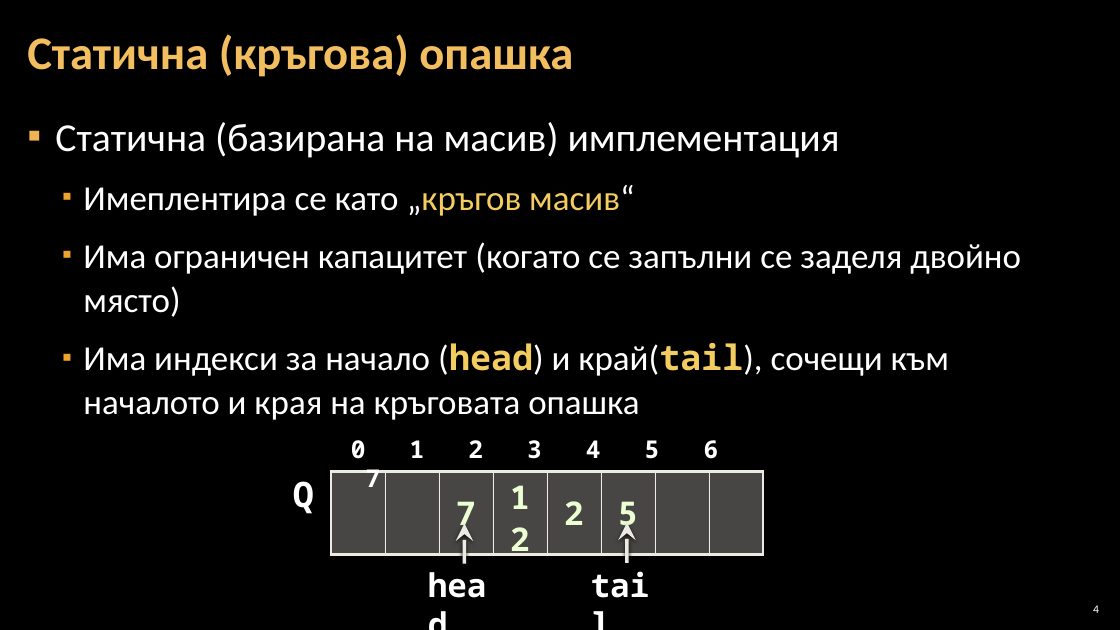
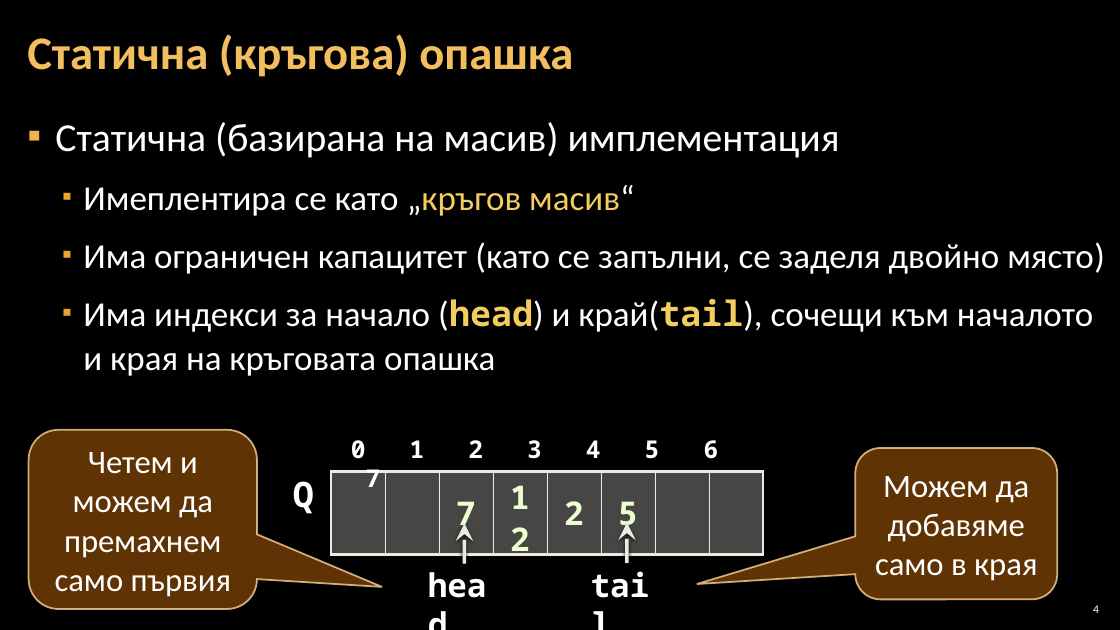
Before and after one commit to BG-IT-Edu/Free-Content, a slide deck: slide 4 of dmanolov/Информатика 11 клас, ПП (C#)/М2.Структури от данни и алгоритми/06.Опашки/06.Опашки.pptx. Drawn at 1120x630 pixels with LibreOffice and Linux fonts; fonts in the diff are those of the drawing; background and template pictures are left out. Boxes give left, top, right and bottom in pixels: in the first picture for what was removed or moved away, otherwise in the second. Text is boxed around its words. In the diff, an @@ line names an element or a change of style, - is before the commit and + after.

```diff
--- a/dmanolov/Информатика 11 клас, ПП (C#)/М2.Структури от данни и алгоритми/06.Опашки/06.Опашки.pptx
+++ b/dmanolov/Информатика 11 клас, ПП (C#)/М2.Структури от данни и алгоритми/06.Опашки/06.Опашки.pptx
@@ text at <box>83,242,1105,274</box>: text changed @@
-  ▪ Има ограничен капацитет (когато се запълни се заделя двойно място)
+  ▪ Има ограничен капацитет (като се запълни, се заделя двойно място)
@@ rounded speech box added at <box>29,430,257,609</box>, fill #663606 at 95% opacity, outline #F8D49E 1.5 pt, 28 pt, text #FFFFFF @@
+Четем и можем да премахнем само първия
@@ rounded speech box added at <box>855,448,1057,599</box>, fill #663606 at 95% opacity, outline #F8D49E 1.5 pt, 28 pt, text #FFFFFF @@
+Можем да добавяме само в края
```
Also in this commit, not shown: 3 other slides changed, 3 other files.
